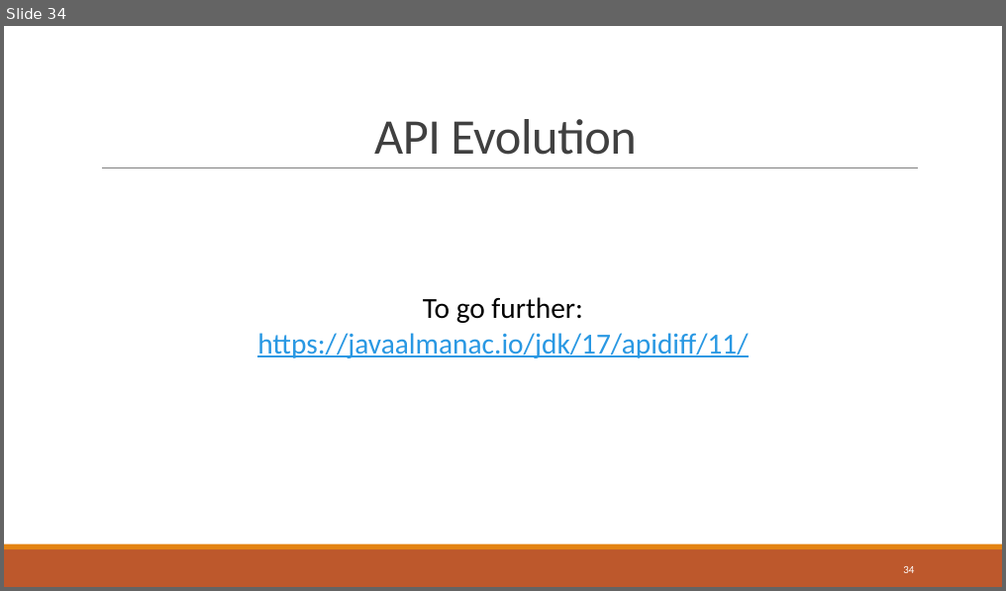
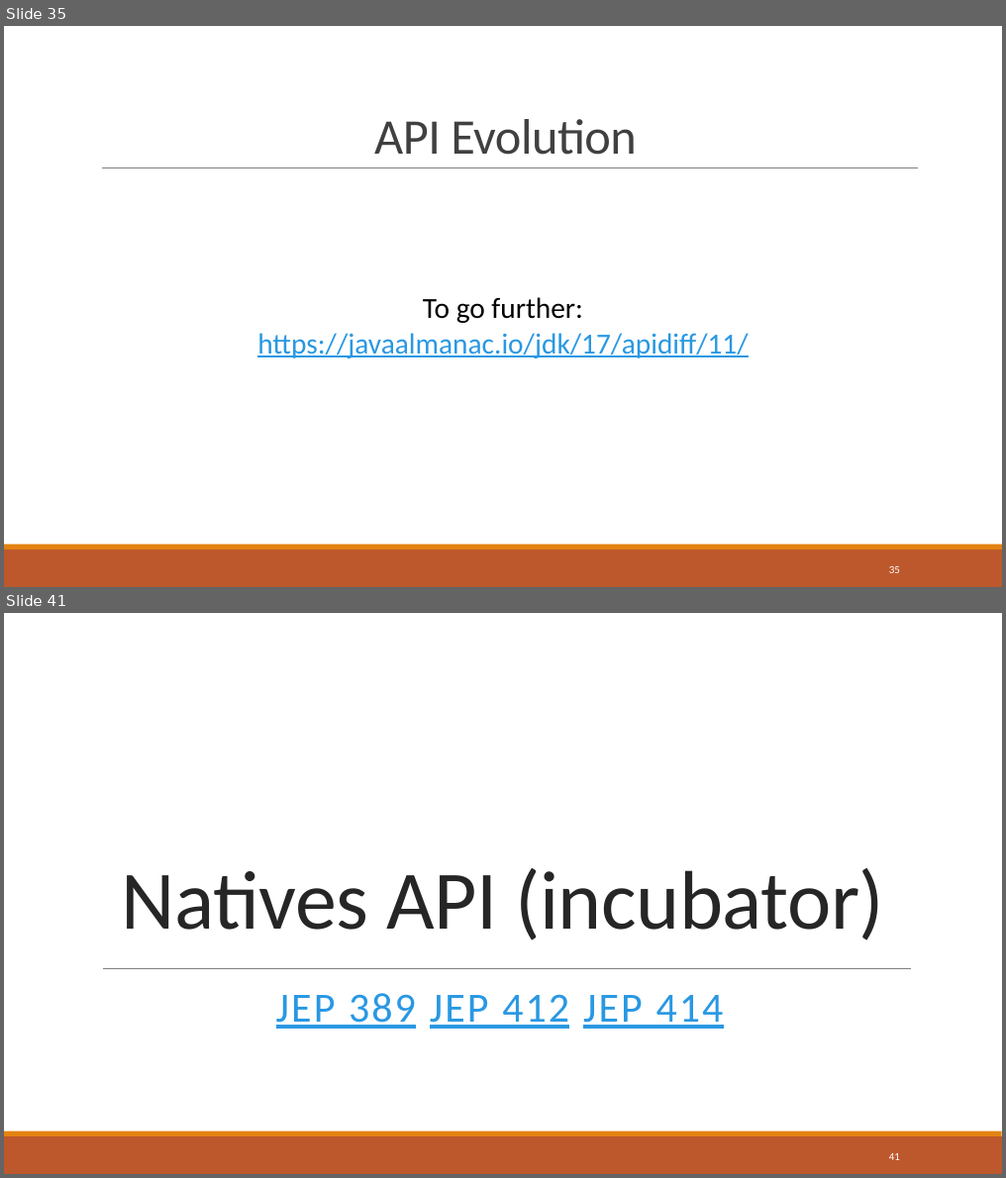
Before and after one commit to bnau/java-11-17, a slide deck: java-11-17.pptx. Shown one above the other, each under a label of ours: slide 34 before the commit, slides 35 and 41 after it; the slides between them are not shown. The pictures are 1006x591 and 1006x1178 pixels, drawn with LibreOffice and Linux fonts; fonts in the diff are those of the drawing; background and template pictures are left out. Boxes give left, top, right and bottom in pixels: in the first picture for what was removed or moved away, otherwise in the second. Text is boxed around its words. In the diff, an @@ line names an element or a change of style, - is before the commit and + after.

```diff
--- a/java-11-17.pptx
+++ b/java-11-17.pptx
@@ slide 41 added at (x1=4, y1=613, x2=1002, y2=1174), background #FFFFFF; not listed: 2 template elements that a slide beside it also shows @@
@@ title added at (x1=121, y1=867, x2=884, y2=941), 80 pt, text #262626 @@
+Natives API (incubator)
@@ line added from (103, 968) to (912, 968), #808080 0.5 pt @@
@@ text added at (x1=276, y1=993, x2=724, y2=1029), 40 pt, text #2998E3, underline @@
+JEP 389 JEP 412 JEP 414
@@ page number added at (x1=889, y1=1154, x2=900, y2=1160), 10.5 pt, text #FFFFFF @@
+41
@@ what was slide 34 is now slide 35 @@
@@ page number at (x1=889, y1=567, x2=900, y2=573): text changed @@
-34
+35
```
Also in this commit, not shown: 3 slides changed, 9 other slides added, 2 other files.
